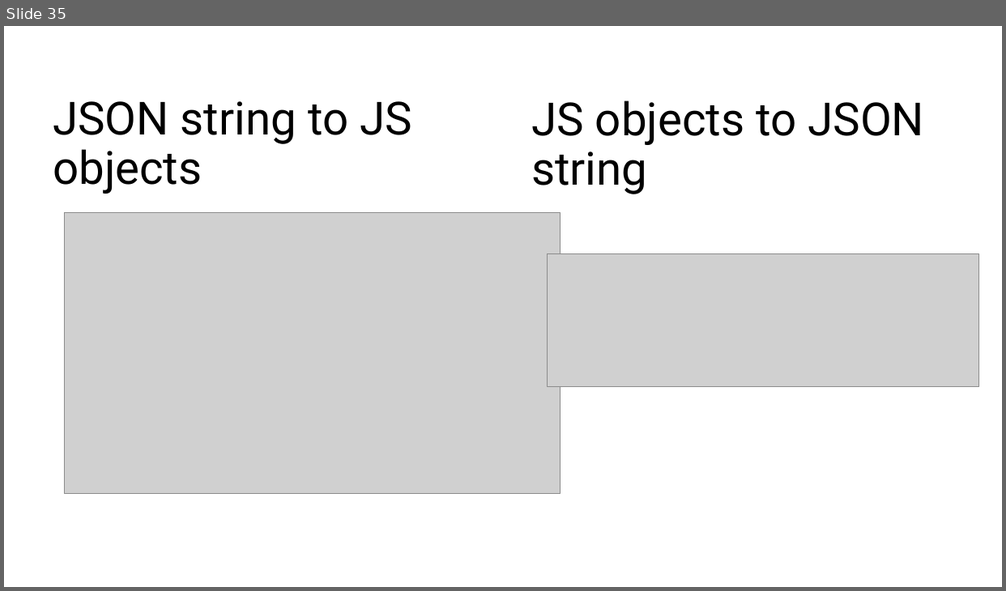
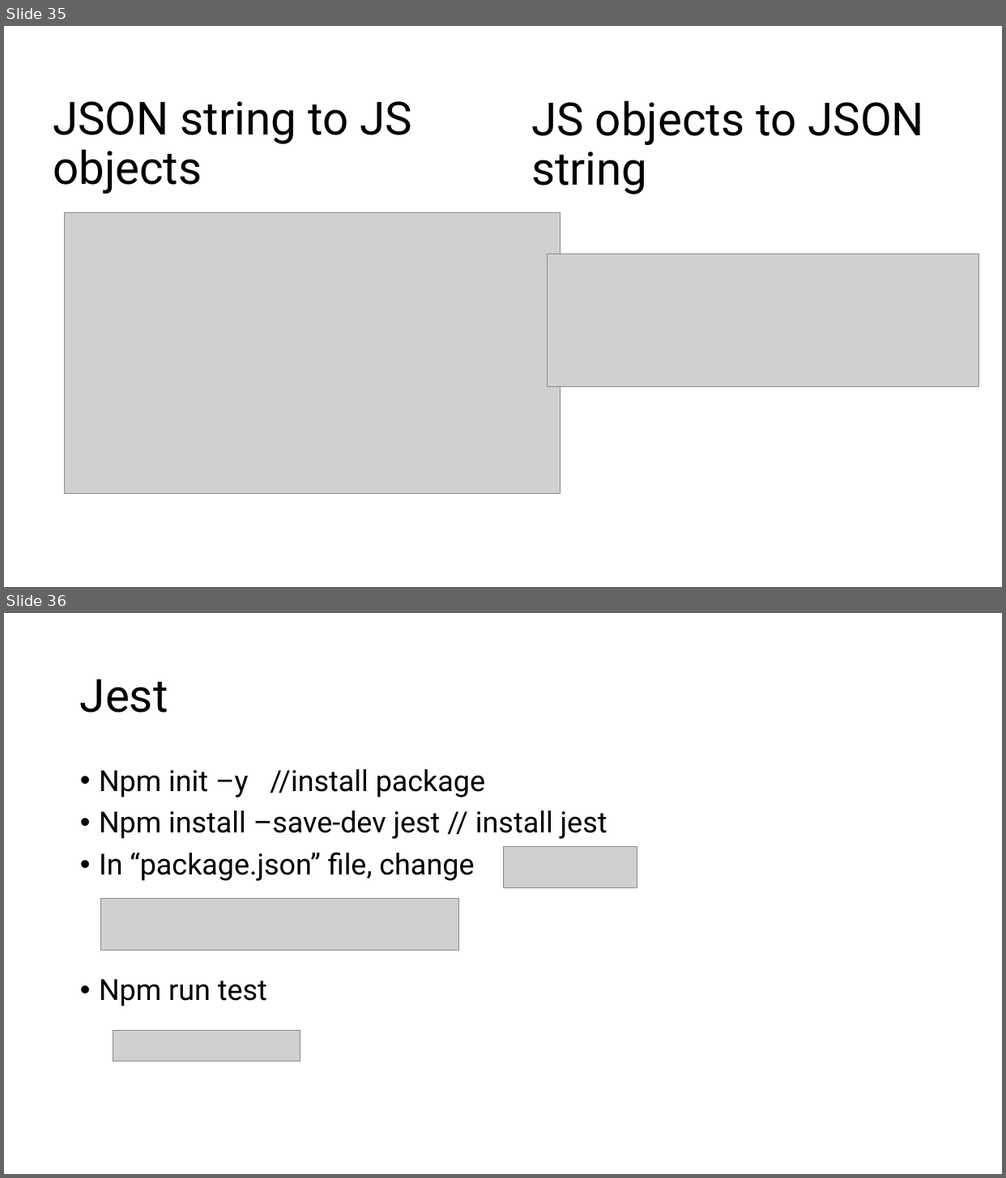
Before and after one commit to wujd0728/meta-frontend-coursera, a slide deck: introduction to JS/javascript basic.pptx. Shown one above the other, each under a label of ours: slide 35 before the commit, slides 35 and 36 after it. The pictures are 1006x591 and 1006x1178 pixels, drawn with LibreOffice and Linux fonts; fonts in the diff are those of the drawing; grey boxes stand for pictures. Boxes give left, top, right and bottom in pixels: in the first picture for what was removed or moved away, otherwise in the second. Text is boxed around its words. In the diff, an @@ line names an element or a change of style, - is before the commit and + after.

```diff
--- a/introduction to JS/javascript basic.pptx
+++ b/introduction to JS/javascript basic.pptx
@@ slide 36 added at (4, 613, 1002, 1174), background #FFFFFF @@
@@ title added at (80, 679, 168, 713), 44 pt, text #000000 @@
+Jest
@@ text added at (99, 769, 607, 1007), 28 pt, text #000000 @@
+• Npm init –y //install package
+• Npm install –save-dev jest // install jest
+• In “package.json” file, change
+• Npm run test
@@ picture added at (503, 846, 637, 888) @@
@@ picture added at (101, 898, 459, 951) @@
@@ picture added at (113, 1030, 300, 1062) @@
```
Also in this commit, not shown: 1 slide removed.
